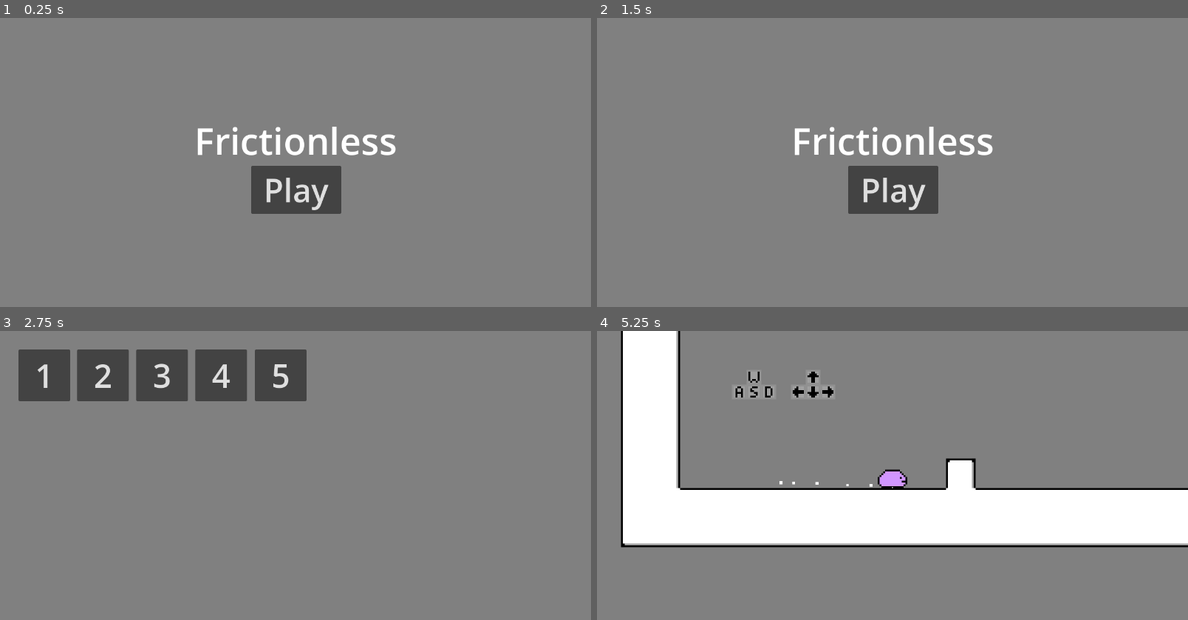
Above: before the commit, frames 1-4 (two rows, left to right).
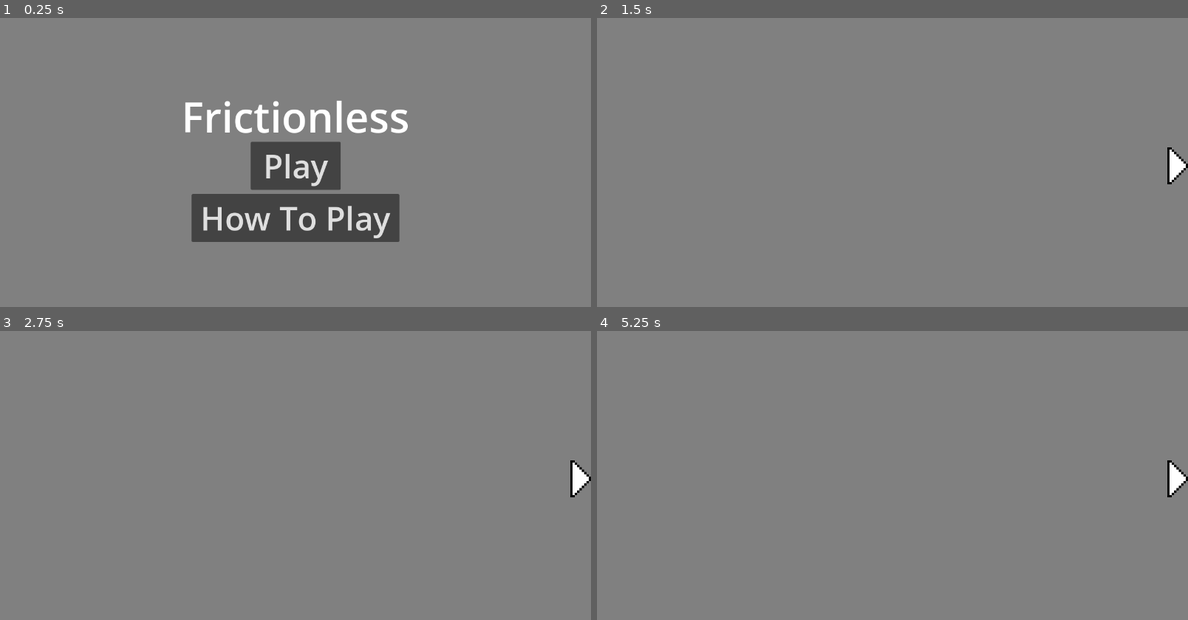
Above: after the commit, the same moments.

Repository: gabeschrock/frictionless
Game: Godot game, scene res://main.tscn
Two runs of this game, one before a commit and one after it. Both use one fixed random seed, a clock stepped at 60 frames per second and the inputs below.
Inputs (mouse positions are in pixels of both pictures, inside the frame that each line leads up to):
- Up to frame 1 (0.25 s): no input
- Up to frame 2 (1.5 s): click (892, 217) at 0.5 s, where only the run after the commit has a clickable "How To Play"; click (1176, 165) at 1.27 s
- Up to frame 3 (2.75 s): click (295, 501) at 2 s, where only the run before the commit has a clickable "Play"
- Up to frame 4 (5.25 s): click (644, 374) at 2.75 s, where only the run before the commit has a clickable "1"; tap Enter at 3.5 s; hold Right (move_right) 3.53-5.03 s; tap Up (jump) at 3.77, 4.52 s; hold Left (move_left) from 5.03 s (still down)

The runs differ from the first frame. In frame 1, 9.3% of the frame differs, in the area x 31-69%, y 28-78%; in frame 2, 4.0%; in frame 3, 8.1%; in frame 4, 27%, in the area x 4-100%, y 0-75%.

Commit message:
added 'How To Play' button and worked on How To Play menu

Diff:
--- /dev/null
+++ b/menus/how_to_play.gd
@@ -0,0 +1,10 @@
+extends CanvasLayer
+
+var normal = preload("res://assets/arrow-button/normal.png")
+
+func _ready():
+	var click_mask = BitMap.new()
+	click_mask.create(Vector2(9, 16))
+	click_mask.set_bit_rect(Rect2i(0, 0, 9, 16), true)
+
+	$RightButton.texture_click_mask = click_mask
--- /dev/null
+++ b/menus/how_to_play.tscn
@@ -0,0 +1,30 @@
+[gd_scene load_steps=6 format=3 uid="uid://bhq4ebcn32ta4"]
+
+[ext_resource type="Texture2D" uid="uid://qic2d1nhtcrm" path="res://assets/arrow-button/normal.png" id="1_lqt5p"]
+[ext_resource type="Script" path="res://menus/how_to_play.gd" id="1_m5p0u"]
+[ext_resource type="Texture2D" uid="uid://cd5ieq57u4aeq" path="res://assets/arrow-button/pressed.png" id="2_hr6wo"]
+[ext_resource type="Texture2D" uid="uid://cxqjx83baf1ql" path="res://assets/arrow-button/hover.png" id="3_kbqgq"]
+[ext_resource type="Texture2D" uid="uid://dsxbnydjk4bh1" path="res://assets/arrow-button/disabled.png" id="4_dbvgg"]
+
+[node name="HowToPlay" type="CanvasLayer"]
+script = ExtResource("1_m5p0u")
+
+[node name="RightButton" type="TextureButton" parent="."]
+texture_filter = 1
+anchors_preset = 6
+anchor_left = 1.0
+anchor_top = 0.5
+anchor_right = 1.0
+anchor_bottom = 0.5
+offset_left = -45.0
+offset_top = -40.0
+offset_bottom = 40.0
+grow_horizontal = 0
+grow_vertical = 2
+size_flags_horizontal = 8
+texture_normal = ExtResource("1_lqt5p")
+texture_pressed = ExtResource("2_hr6wo")
+texture_hover = ExtResource("3_kbqgq")
+texture_disabled = ExtResource("4_dbvgg")
+texture_focused = ExtResource("3_kbqgq")
+stretch_mode = 0
--- a/menus/main_menu.gd
+++ b/menus/main_menu.gd
@@ -1,6 +1,7 @@
 extends CanvasLayer
 
 var level_select = preload("res://menus/level_select.tscn")
+var how_to_play = preload("res://menus/how_to_play.tscn")
 
 # Called when the node enters the scene tree for the first time.
 func _ready():
@@ -17,3 +18,10 @@
 	get_parent().add_child(instance)
 
 	self.queue_free()
+
+
+func _on_how_to_play_button_pressed():
+	var instance = how_to_play.instantiate()
+	get_parent().add_child(instance)
+
+	self.queue_free()
--- a/menus/main_menu.tscn
+++ b/menus/main_menu.tscn
@@ -12,14 +12,15 @@
 anchor_top = 0.5
 anchor_right = 0.5
 anchor_bottom = 0.5
-offset_left = -219.5
-offset_top = -110.0
-offset_right = 219.5
+offset_left = -247.0
+offset_top = -169.0
+offset_right = 247.0
+offset_bottom = -45.0
 grow_horizontal = 2
 grow_vertical = 2
 size_flags_horizontal = 4
 theme = ExtResource("2_643i8")
-theme_override_font_sizes/font_size = 80
+theme_override_font_sizes/font_size = 90
 text = "Frictionless"
 
 [node name="PlayButton" type="Button" parent="."]
@@ -28,13 +29,32 @@
 anchor_top = 0.5
 anchor_right = 0.5
 anchor_bottom = 0.5
-offset_left = -96.0
-offset_right = 99.0
-offset_bottom = 104.0
+offset_left = -97.5
+offset_top = -52.0
+offset_right = 97.5
+offset_bottom = 52.0
 grow_horizontal = 2
 grow_vertical = 2
 theme = ExtResource("2_643i8")
 text = "Play
 "
 
+[node name="HowToPlayButton" type="Button" parent="."]
+anchors_preset = 8
+anchor_left = 0.5
+anchor_top = 0.5
+anchor_right = 0.5
+anchor_bottom = 0.5
+offset_left = -225.0
+offset_top = 61.0
+offset_right = 225.0
+offset_bottom = 165.0
+grow_horizontal = 2
+grow_vertical = 2
+size_flags_horizontal = 4
+size_flags_vertical = 4
+theme = ExtResource("2_643i8")
+text = "How To Play"
+
 [connection signal="pressed" from="PlayButton" to="." method="_on_play_button_pressed"]
+[connection signal="pressed" from="HowToPlayButton" to="." method="_on_how_to_play_button_pressed"]
Binary file added: assets/arrow-button/click-mask.bmp
Not shown, added: assets/arrow-button/click-mask.bmp.import
Binary file added: assets/arrow-button/disabled.png
Not shown, added: assets/arrow-button/disabled.png.import
Binary file added: assets/arrow-button/hover.png
Not shown, added: assets/arrow-button/hover.png.import
Binary file added: assets/arrow-button/normal.png
Not shown, changed: assets/arrow-button/normal.png.import
Binary file added: assets/arrow-button/pressed.png
Not shown, added: assets/arrow-button/pressed.png.import
